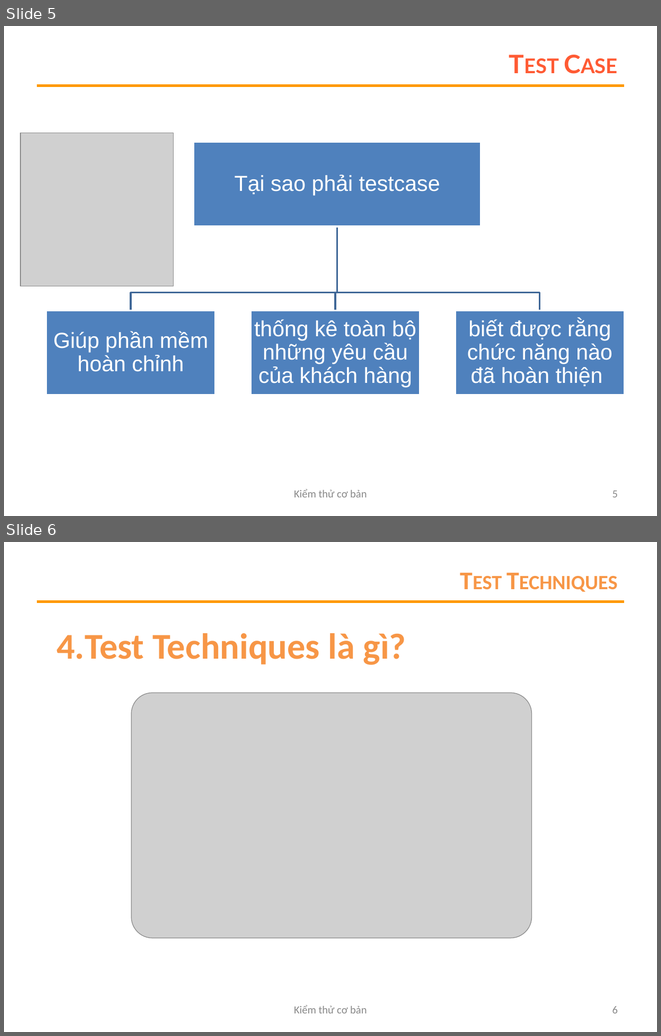
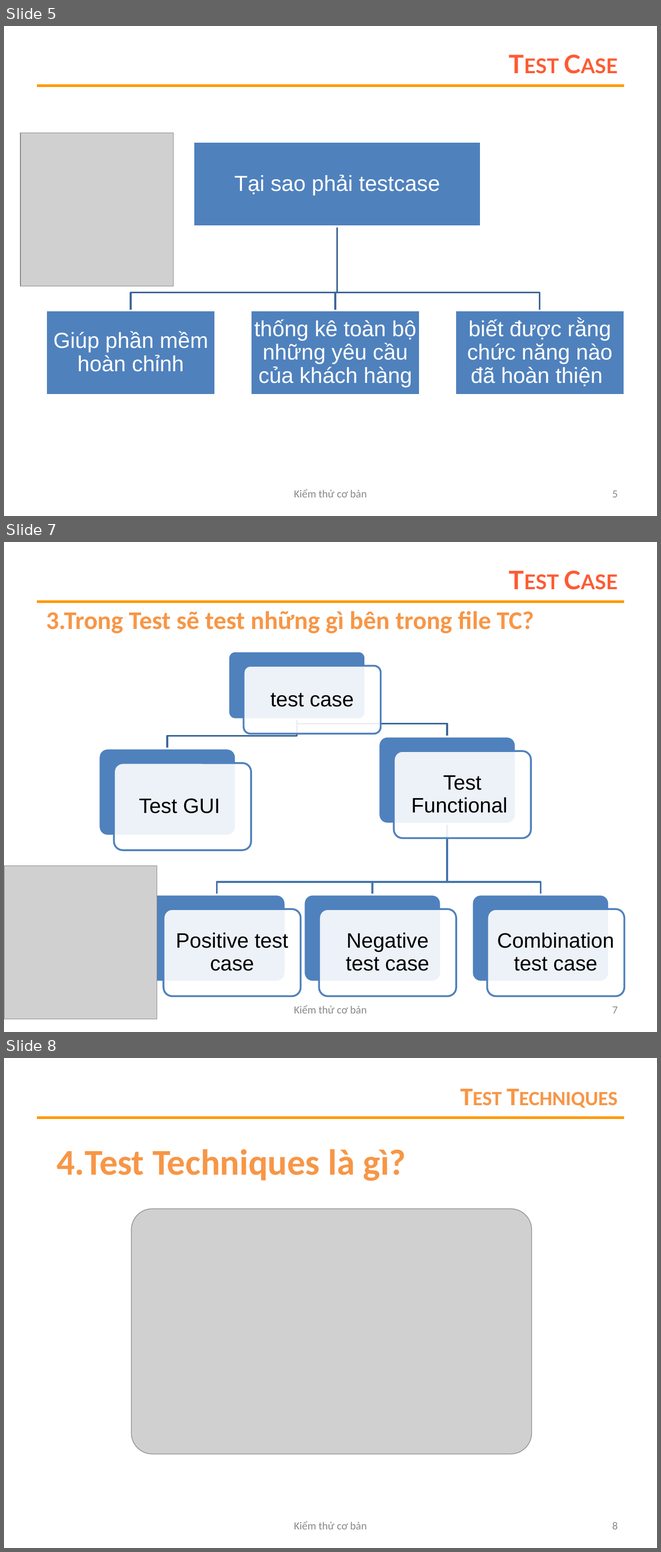
Before and after one commit to ngocvghy2000/AssignmentSOF303, a slide deck: Thuyết trình ngày 24-4-2020/thuyết_trình_nhóm_6.pptx. Shown one above the other, each under a label of ours: slides 5 and 6 before the commit, slides 5, 7 and 8 after it; the slides between them are not shown. The pictures are 661x1036 and 661x1552 pixels, drawn with LibreOffice and Linux fonts; fonts in the diff are those of the drawing; grey boxes stand for pictures; background and template pictures are left out. Boxes give left, top, right and bottom in pixels: in the first picture for what was removed or moved away, otherwise in the second. Text is boxed around its words. In the diff, an @@ line names an element or a change of style, - is before the commit and + after.

```diff
--- a/Thuyết trình ngày 24-4-2020/thuyết_trình_nhóm_6.pptx
+++ b/Thuyết trình ngày 24-4-2020/thuyết_trình_nhóm_6.pptx
@@ slide 7 added at <box>4,542,657,1032</box>, background #FFFFFF; not listed: 1 template element that a slide beside it also shows @@
@@ title added at <box>151,562,624,596</box>, 28 pt, text #FF5A33, bold, small capitals @@
+Test Case
@@ text added at <box>46,611,534,633</box>, 28 pt, text #F79646, bold @@
+3.Trong Test sẽ test những gì bên trong file TC?
@@ picture added at <box>4,866,157,1018</box> @@
@@ group added at <box>99,651,624,996</box>: 12 rounded rectangles, 6 texts, 5 freeform shapes @@
+test case
+Test GUI
+Test Functional
+Positive test case
+Negative test case
+Combination test case
@@ text added at <box>294,1005,367,1013</box>, 12 pt, text #888888 @@
+Kiểm thử cơ bản
@@ page number added at <box>612,1006,618,1013</box>, 12 pt, text #888888 @@
+7
@@ what was slide 6 is now slide 8 @@
@@ page number at <box>612,1522,618,1529</box>: text changed @@
-6
+8
```
Also in this commit, not shown: 1 slide changed, 1 other slide added, 5 slides removed.
